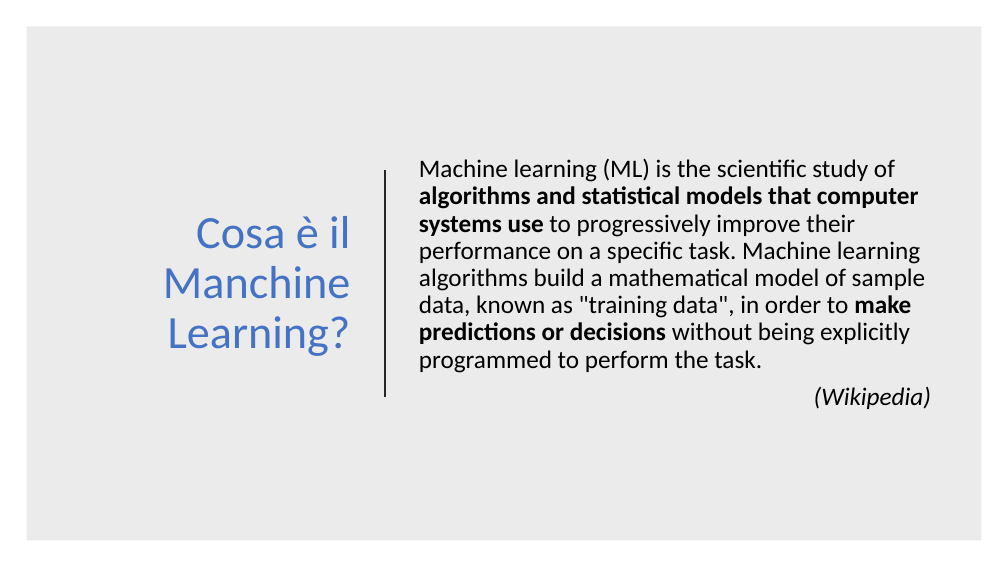
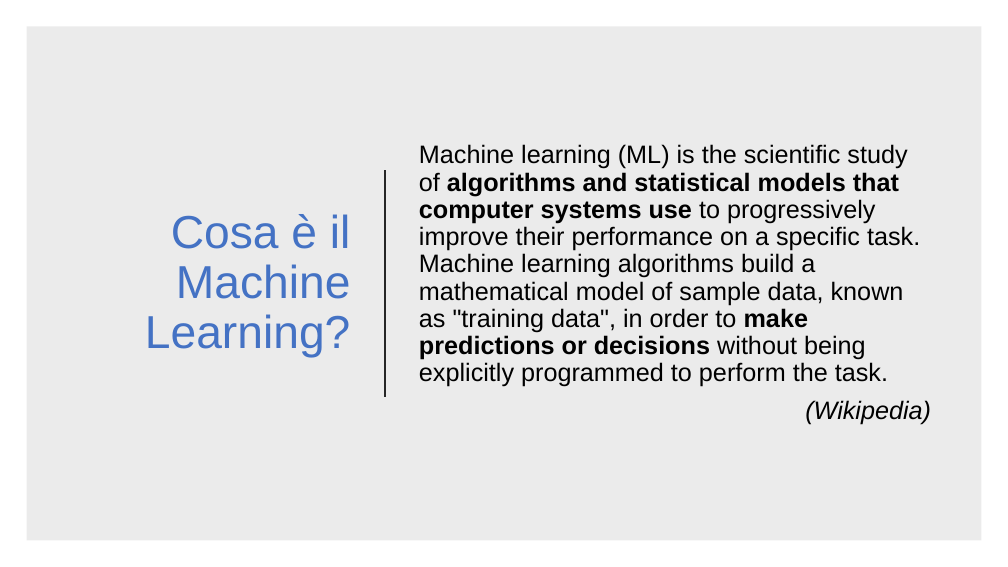
Before and after one commit to soldanoale/DataScience-HEP, a slide deck: slide 4 of Lezione 1.B - ML.pptx (slide 2 before the commit). Drawn at 1008x567 pixels with LibreOffice and Linux fonts; fonts in the diff are those of the drawing. Boxes give left, top, right and bottom in pixels: in the first picture for what was removed or moved away, otherwise in the second. Text is boxed around its words. In the diff, an @@ line names an element or a change of style, - is before the commit and + after.

```diff
--- a/Lezione 1.B - ML.pptx
+++ b/Lezione 1.B - ML.pptx
@@ text "Machine learning (ML) is the ..." at bbox=[419, 144, 931, 425]: font Calibri to Arial @@
@@ title at bbox=[145, 214, 351, 358]: text changed; font Calibri to Arial @@
-Cosa è il Manchine Learning?
+Cosa è il Machine Learning?
```
Also in this commit, not shown: 5 other slides changed, 4 slides added, 1 other file.
